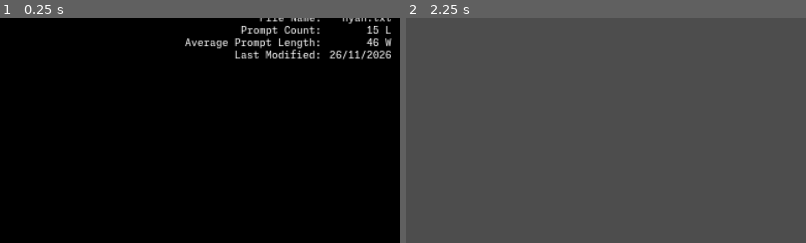
Above: before the commit, frames 1-2 (left to right).
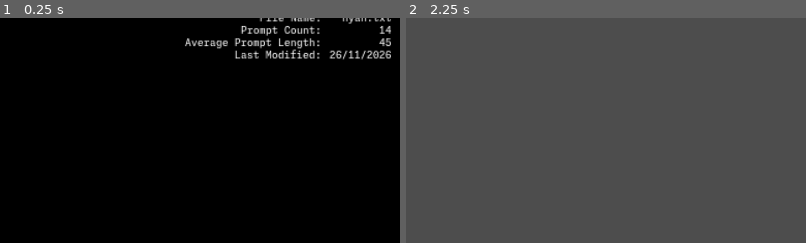
Above: after the commit, the same moments.

Repository: DrewanR/prompt-generator
Game: Godot game, scene res://src/nodes/settings menu.tscn
Two runs of this game, one before a commit and one after it. Both use one fixed random seed, a clock stepped at 60 frames per second and the inputs below.
Inputs:
- Up to frame 1 (0.25 s): no input
- Up to frame 2 (2.25 s): click "Test Theme" at 0.5 s; click "File Explorer" at 1.25 s; click "Activate" at 2 s
The pictures show only the part of the screen within x 50-100%, y 8-58%; the shares and areas given below are measured in that part.

The runs differ from the first frame. In frame 1, 0.3% of the frame differs, in the area x 91-98%, y 3-13%; in frame 2, nothing differs.

Commit message:
More prompts

Diff:
--- a/project.godot
+++ b/project.godot
@@ -26,6 +26,14 @@
 window/stretch/mode="canvas_items"
 window/stretch/aspect="keep_width"
 
+[input]
+
+enter={
+"deadzone": 0.5,
+"events": [Object(InputEventKey,"resource_local_to_scene":false,"resource_name":"","device":-1,"window_id":0,"alt_pressed":false,"shift_pressed":false,"ctrl_pressed":false,"meta_pressed":false,"pressed":false,"keycode":0,"physical_keycode":4194309,"key_label":0,"unicode":0,"location":0,"echo":false,"script":null)
+]
+}
+
 [rendering]
 
 renderer/rendering_method="gl_compatibility"
--- a/src/nodes/basic/basic_main_scene.gd
+++ b/src/nodes/basic/basic_main_scene.gd
@@ -22,7 +22,7 @@
 	if bottom_sticky:
 		scroll_container.scroll_vertical = 1000000
 
-	if Input.is_action_just_pressed("ui_accept"):
+	if Input.is_action_just_pressed("enter"):
 		_on_enter_pressed()
 
 func spawn_prompt_Set(seed, prompts) -> void:
--- a/src/nodes/settings_menu.gd
+++ b/src/nodes/settings_menu.gd
@@ -55,8 +55,8 @@
 		prompt_file_adress_label.text = prompt_file_info_labels
 		prompt_file_adress_info.visible = true
 		prompt_file_adress_info.text  = " " + prompt_file_adress.split("/")[-1]
-		prompt_file_adress_info.text += "\n " + str(number_of_lines) + " L"
-		prompt_file_adress_info.text += "\n " + str(len(file_content.split(" "))/number_of_lines) + " W"
+		prompt_file_adress_info.text += "\n " + str(number_of_lines-1)
+		prompt_file_adress_info.text += "\n " + str(len(file_content.split(" "))/number_of_lines-1)
 
 		var time_dict = Time.get_datetime_dict_from_unix_time(FileAccess.get_modified_time(prompt_file_adress))
 		prompt_file_adress_info.text += "\n " + str(time_dict["day"]) + "/" + str(time_dict["month"]) + "/" + str(time_dict["year"])
Not shown, added: prompt lists/worldbuilding/creatures1.txt
Not shown, added: prompt lists/worldbuilding/general1.txt
